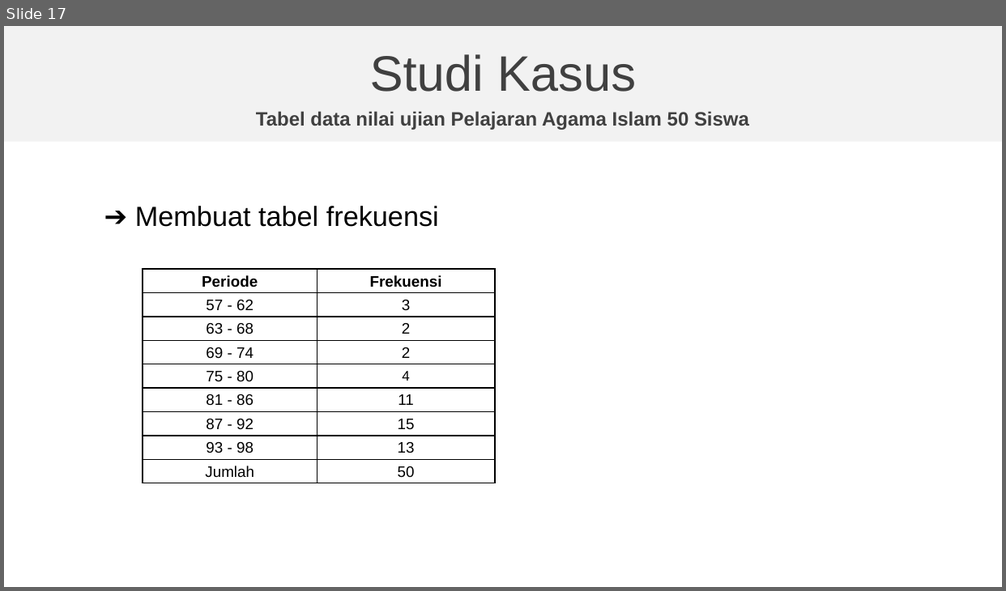
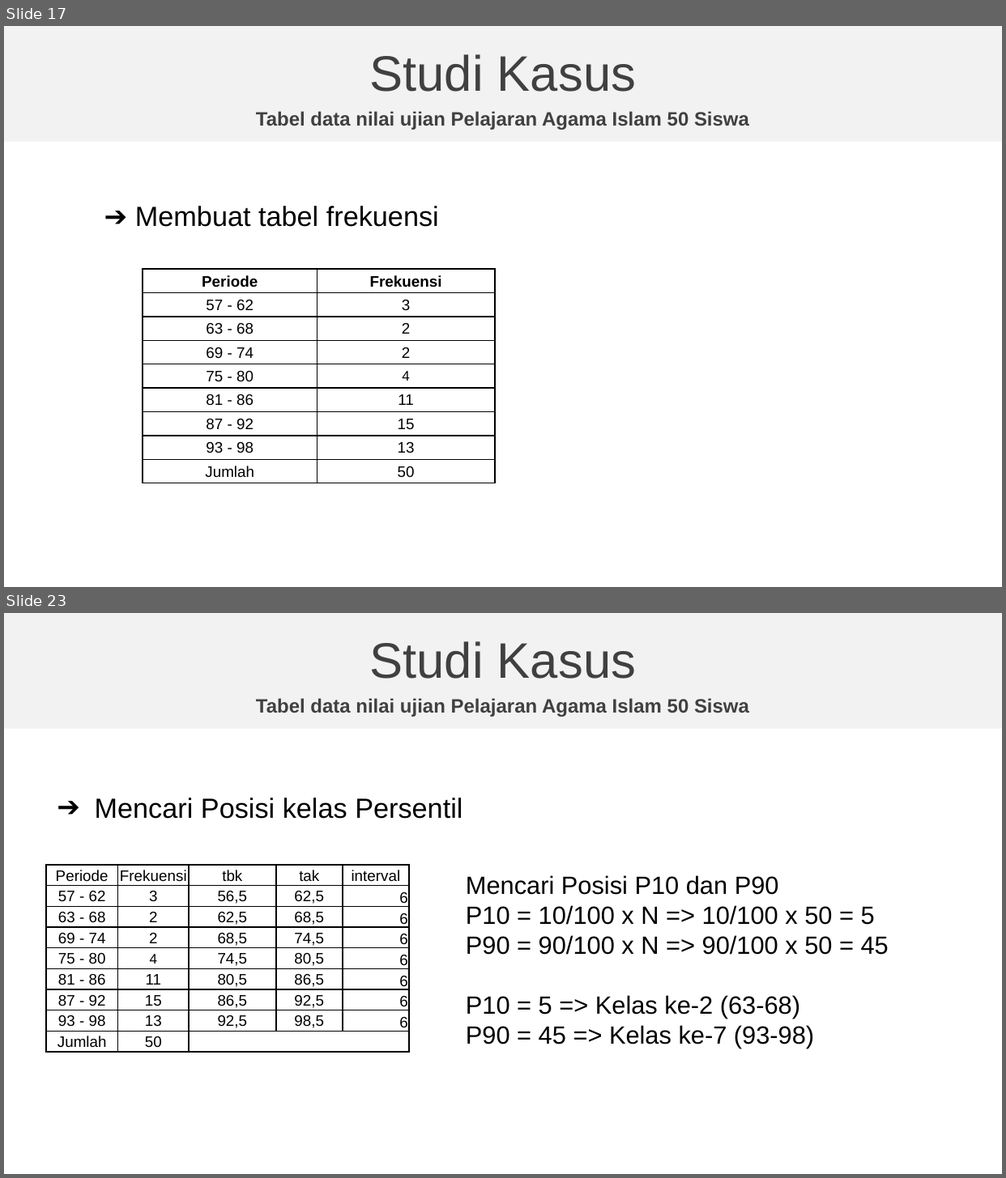
Before and after one commit to natacloud/statistika, a slide deck: Presentasi-Statistika-kelompok-3.pptx. Shown one above the other, each under a label of ours: slide 17 before the commit, slides 17 and 23 after it; the slides between them are not shown. The pictures are 1006x591 and 1006x1178 pixels, drawn with LibreOffice and Linux fonts; fonts in the diff are those of the drawing; background and template pictures are left out. Boxes give left, top, right and bottom in pixels: in the first picture for what was removed or moved away, otherwise in the second. Text is boxed around its words. In the diff, an @@ line names an element or a change of style, - is before the commit and + after.

Commit message:
Perbaikan di excel, menggunakan metode data tunggal saja dan menyamakan hasil perhitungan dari rumus excel

```diff
--- a/Presentasi-Statistika-kelompok-3.pptx
+++ b/Presentasi-Statistika-kelompok-3.pptx
@@ slide 23 added at [4,613,1002,1174], background picture (left out); not listed: 1 template element that a slide beside it also shows @@
@@ text added at [370,641,636,679], 36 pt, text #404040 @@
+Studi Kasus
@@ text added at [256,698,749,717], 14 pt, text #404040, bold @@
+Tabel data nilai ujian Pelajaran Agama Islam 50 Siswa
@@ text added at [95,798,462,819], 20 pt, text #000000 @@
+➔ Mencari Posisi kelas Persentil
@@ table added at [46,864,410,1052], 9 rows, 5 columns @@
+Periode | Frekuensi | tbk | tak | interval
+57 - 62 | 3 | 56,5 | 62,5 | 6
+63 - 68 | 2 | 62,5 | 68,5 | 6
+69 - 74 | 2 | 68,5 | 74,5 | 6
+75 - 80 | 4 | 74,5 | 80,5 | 6
+81 - 86 | 11 | 80,5 | 86,5 | 6
+87 - 92 | 15 | 86,5 | 92,5 | 6
+93 - 98 | 13 | 92,5 | 98,5 | 6
+Jumlah | 50 |  |  | 
@@ text added at [466,875,889,1049], 18 pt, text #000000 @@
+Mencari Posisi P10 dan P90
+P10 = 10/100 x N => 10/100 x 50 = 5
+P90 = 90/100 x N => 90/100 x 50 = 45
+P10 = 5 => Kelas ke-2 (63-68)
+P90 = 45 => Kelas ke-7 (93-98)
```
Also in this commit, not shown: 2 slides changed, 4 other slides added, 1 other file.
